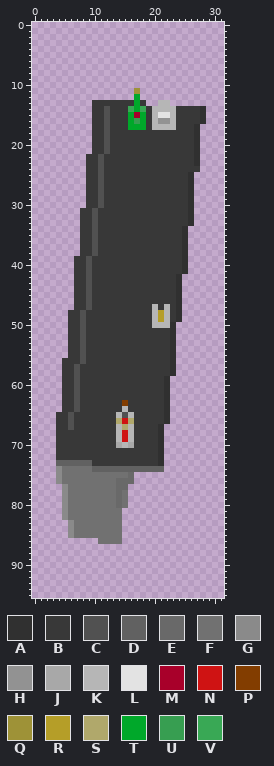
File history of a pixel-art file, Assets/Sprites/bartable.ase. Above: the version before the commit.
32x96 pixels, 1 frame. Colours within 5 levels of each other are drawn and written as one.
Visible layers, top first: "Layer 2", "Layer 1".
Palette (. is transparent): A #303030  B #383838  C #515151  D #616161  E #696969  F #717171  G #8a8a8a  H #929292  J #a8a8a8  K #b6b6b6  L #e3e3e3  M #a8002a  N #cf1313  P #823d00  Q #9e9237  R #b59e28  S #b0a86b  T #00a82a  U #379e51  V #39a855
Pixels before (only the part around the change), first column x 0:
 0 ................................
 1 ................................
 2 ................................
 3 ................................
 4 ................................
 5 ................................
 6 ................................
 7 ................................
 8 ................................
 9 ................................
10 ................................
11 .................Q..............
12 .................T..............
13 ..........BBBBBBBTB..KK.........
14 ..........BBCBBBVTVBKKKKBBBBA...
15 ..........BBCBBBTMTBKLLKBBBBA...
16 ..........BBCBBBTUTBKHHKBBBBA...
17 ..........BBCBBBTTTBKKKKBBBA....
18 ..........BBCBBBBBBBBBBBBBBA....
19 ..........BBCBBBBBBBBBBBBBBA....
20 ..........BBCBBBBBBBBBBBBBBA....
21 ..........BBCBBBBBBBBBBBBBBA....
22 .........BBCBBBBBBBBBBBBBBBA....
23 .........BBCBBBBBBBBBBBBBBBA....
24 .........BBCBBBBBBBBBBBBBBBB....
25 .........BBCBBBBBBBBBBBBBBA.....
26 .........BBCBBBBBBBBBBBBBBA.....
27 .........BBCBBBBBBBBBBBBBBA.....
28 .........BBCBBBBBBBBBBBBBBA.....
29 .........BBCBBBBBBBBBBBBBBA.....
30 .........BBCBBBBBBBBBBBBBBA.....
31 ........BBCBBBBBBBBBBBBBBBA.....
32 ........BBCBBBBBBBBBBBBBBBA.....
33 ........BBCBBBBBBBBBBBBBBBA.....
34 ........BBCBBBBBBBBBBBBBBA......
35 ........BBCBBBBBBBBBBBBBBA......
36 ........BBCBBBBBBBBBBBBBBA......
37 ........BBCBBBBBBBBBBBBBBA......
38 ........BBCBBBBBBBBBBBBBBA......
39 .......BBCBBBBBBBBBBBBBBBA......
40 .......BBCBBBBBBBBBBBBBBBA......
41 .......BBCBBBBBBBBBBBBBBBA......
42 .......BBCBBBBBBBBBBBBBBA.......
43 .......BBCBBBBBBBBBBBBBBA.......
44 .......BBCBBBBBBBBBBBBBBA.......
45 .......BBCBBBBBBBBBBBBBBA.......
46 .......BBCBBBBBBBBBBBBBBA.......
47 .......BBCBBBBBBBBBBKBKBA.......
48 ......BBCBBBBBBBBBBBKRKBA.......
49 ......BBCBBBBBBBBBBBKRKBA.......
50 ......BBCBBBBBBBBBBBKKKA........
51 ......BBCBBBBBBBBBBBBBBA........
52 ......BBCBBBBBBBBBBBBBBA........
53 ......BBCBBBBBBBBBBBBBBA........
54 ......BBCBBBBBBBBBBBBBBA........
55 ......BBCBBBBBBBBBBBBBBA........
56 .....BBBCBBBBBBBBBBBBBBA........
57 .....BBCBBBBBBBBBBBBBBBA........
58 .....BBCBBBBBBBBBBBBBBBA........
59 .....BBCBBBBBBBBBBBBBBA.........
60 .....BBCBBBBBBBBBBBBBBA.........
61 .....BBCBBBBBBBBBBBBBBA.........
62 .....BBCBBBBBBBBBBBBBBA.........
63 .....BBCBBBBBBBPBBBBBBA.........
64 .....BBCBBBBBBBKBBBBBBA.........
65 ....BBCBBBBBBBKCKBBBBBA.........
66 ....BBCBBBBBBBSNSBBBBBA.........
67 ....BBCBBBBBBBKSKBBBBA..........
68 ....BBBBBBBBBBKNKBBBBA..........
69 ....BBBBBBBBBBKNKBBBBA..........
70 ....BBBBBBBBBBJKJBBBBA..........
71 ....BBBBBBBBBBBBBBBBBA..........
72 ....BBBBBBBBBBBBBBBBBA..........
73 ....DDDDDDBBBBBBBBBBBA..........
74 ....GFFFFFDDDDDDDDDDDD..........
75 ....GFFFFFFFFFFFE...............
76 ....GFFFFFFFFFEEE...............
77 .....GFFFFFFFFEE................
78 .....GFFFFFFFFEF................
79 .....GFFFFFFFFEF................
80 .....GFFFFFFFFEF................
81 .....GFFFFFFFFF.................
82 .....GFFFFFFFFF.................
83 ......GFFFFFFFF.................
84 ......GFFFFFFFF.................
85 ......GFFFFFFFF.................
86 ...........FFFF.................
87 ................................
88 ................................
89 ................................
90 ................................
91 ................................
92 ................................
93 ................................
94 ................................
95 ................................
After the commit:
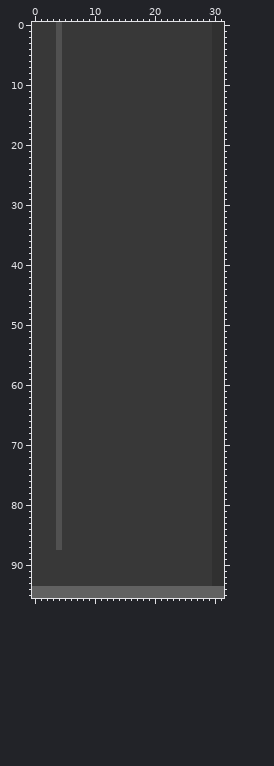
Diff:
Layers "Layer 2", "Layer 1":
y 0..10: x 0..31 ................................ -> BBBBCBBBBBBBBBBBBBBBBBBBBBBBBBAA
y 11: x 0..31 .................Q.............. -> BBBBCBBBBBBBBBBBBBBBBBBBBBBBBBAA
y 12: x 0..31 .................T.............. -> BBBBCBBBBBBBBBBBBBBBBBBBBBBBBBAA
y 13: x 0..9 .......... -> BBBBCBBBBB; x 17 T -> B; x 19..31 ..KK......... -> BBBBBBBBBBBAA
y 14: x 0..9 .......... -> BBBBCBBBBB; x 12 C -> B; x 16..18 VTV -> BBB; x 20..23 KKKK -> BBBB; x 28..31 A... -> BBAA
y 15: x 0..9 .......... -> BBBBCBBBBB; x 12 C -> B; x 16..18 TMT -> BBB; x 20..23 KLLK -> BBBB; x 28..31 A... -> BBAA
y 16: x 0..9 .......... -> BBBBCBBBBB; x 12 C -> B; x 16..18 TUT -> BBB; x 20..23 KHHK -> BBBB; x 28..31 A... -> BBAA
y 17: x 0..9 .......... -> BBBBCBBBBB; x 12 C -> B; x 16..18 TTT -> BBB; x 20..23 KKKK -> BBBB; x 27..31 A.... -> BBBAA
y 18..21: x 0..9 .......... -> BBBBCBBBBB; x 12 C -> B; x 27..31 A.... -> BBBAA
y 22..23: x 0..8 ......... -> BBBBCBBBB; x 11 C -> B; x 27..31 A.... -> BBBAA
y 24: x 0..8 ......... -> BBBBCBBBB; x 11 C -> B; x 28..31 .... -> BBAA
y 25..30: x 0..8 ......... -> BBBBCBBBB; x 11 C -> B; x 26..31 A..... -> BBBBAA
y 31..33: x 0..7 ........ -> BBBBCBBB; x 10 C -> B; x 26..31 A..... -> BBBBAA
y 34..38: x 0..7 ........ -> BBBBCBBB; x 10 C -> B; x 25..31 A...... -> BBBBBAA
y 39..41: x 0..6 ....... -> BBBBCBB; x 9 C -> B; x 25..31 A...... -> BBBBBAA
y 42..46: x 0..6 ....... -> BBBBCBB; x 9 C -> B; x 24..31 A....... -> BBBBBBAA
y 47: x 0..6 ....... -> BBBBCBB; x 9 C -> B; x 20 K -> B; x 22 K -> B; x 24..31 A....... -> BBBBBBAA
y 48..49: x 0..5 ...... -> BBBBCB; x 8 C -> B; x 20..22 KRK -> BBB; x 24..31 A....... -> BBBBBBAA
y 50: x 0..5 ...... -> BBBBCB; x 8 C -> B; x 20..31 KKKA........ -> BBBBBBBBBBAA
y 51..55: x 0..5 ...... -> BBBBCB; x 8 C -> B; x 23..31 A........ -> BBBBBBBAA
y 56: x 0..4 ..... -> BBBBC; x 8 C -> B; x 23..31 A........ -> BBBBBBBAA
y 57..58: x 0..4 ..... -> BBBBC; x 7 C -> B; x 23..31 A........ -> BBBBBBBAA
y 59..62: x 0..4 ..... -> BBBBC; x 7 C -> B; x 22..31 A......... -> BBBBBBBBAA
y 63: x 0..4 ..... -> BBBBC; x 7 C -> B; x 15 P -> B; x 22..31 A......... -> BBBBBBBBAA
y 64: x 0..4 ..... -> BBBBC; x 7 C -> B; x 15 K -> B; x 22..31 A......... -> BBBBBBBBAA
y 65: x 0..4 ....B -> BBBBC; x 6 C -> B; x 14..16 KCK -> BBB; x 22..31 A......... -> BBBBBBBBAA
y 66: x 0..4 ....B -> BBBBC; x 6 C -> B; x 14..16 SNS -> BBB; x 22..31 A......... -> BBBBBBBBAA
y 67: x 0..4 ....B -> BBBBC; x 6 C -> B; x 14..16 KSK -> BBB; x 21..31 A.......... -> BBBBBBBBBAA
y 68..69: x 0..4 ....B -> BBBBC; x 14..16 KNK -> BBB; x 21..31 A.......... -> BBBBBBBBBAA
y 70: x 0..4 ....B -> BBBBC; x 14..16 JKJ -> BBB; x 21..31 A.......... -> BBBBBBBBBAA
y 71..72: x 0..4 ....B -> BBBBC; x 21..31 A.......... -> BBBBBBBBBAA
y 73: x 0..9 ....DDDDDD -> BBBBCBBBBB; x 21..31 A.......... -> BBBBBBBBBAA
y 74: x 0..31 ....GFFFFFDDDDDDDDDDDD.......... -> BBBBCBBBBBBBBBBBBBBBBBBBBBBBBBAA
y 75: x 0..31 ....GFFFFFFFFFFFE............... -> BBBBCBBBBBBBBBBBBBBBBBBBBBBBBBAA
y 76: x 0..31 ....GFFFFFFFFFEEE............... -> BBBBCBBBBBBBBBBBBBBBBBBBBBBBBBAA
y 77: x 0..31 .....GFFFFFFFFEE................ -> BBBBCBBBBBBBBBBBBBBBBBBBBBBBBBAA
y 78..80: x 0..31 .....GFFFFFFFFEF................ -> BBBBCBBBBBBBBBBBBBBBBBBBBBBBBBAA
y 81..82: x 0..31 .....GFFFFFFFFF................. -> BBBBCBBBBBBBBBBBBBBBBBBBBBBBBBAA
y 83..85: x 0..31 ......GFFFFFFFF................. -> BBBBCBBBBBBBBBBBBBBBBBBBBBBBBBAA
y 86: x 0..31 ...........FFFF................. -> BBBBCBBBBBBBBBBBBBBBBBBBBBBBBBAA
y 87: x 0..31 ................................ -> BBBBCBBBBBBBBBBBBBBBBBBBBBBBBBAA
y 88..93: x 0..31 ................................ -> BBBBBBBBBBBBBBBBBBBBBBBBBBBBBBAA
y 94..95: x 0..31 ................................ -> DDDDDDDDDDDDDDDDDDDDDDDDDDDDDDDD
Where, in picture pixels (left, top, right, bottom), the same in both pictures:
changed: (32, 22, 224, 598)
